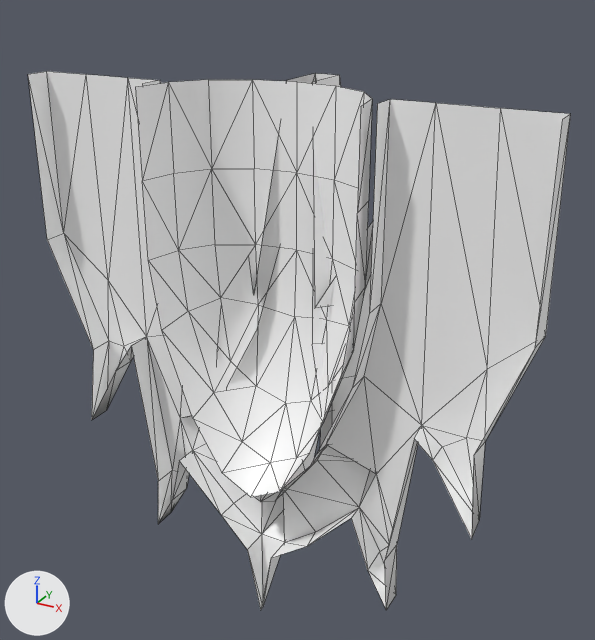
The FBX model Assets/3D Assets/Models/chandelier1.fbx as it was, and as the next commit left it.
Camera for both pictures: a 50 mm camera at (1.68, -2.87, 1.59) aimed at (0.01, 0.16, 0.08). Lighting does not change. The marker at lower left points along +X, +Y and +Z. Mesh edges are drawn as thin lines. Where no turn or scale is listed for an object, it has been applied to the vertices.

The first picture shows 'chandelier1'.
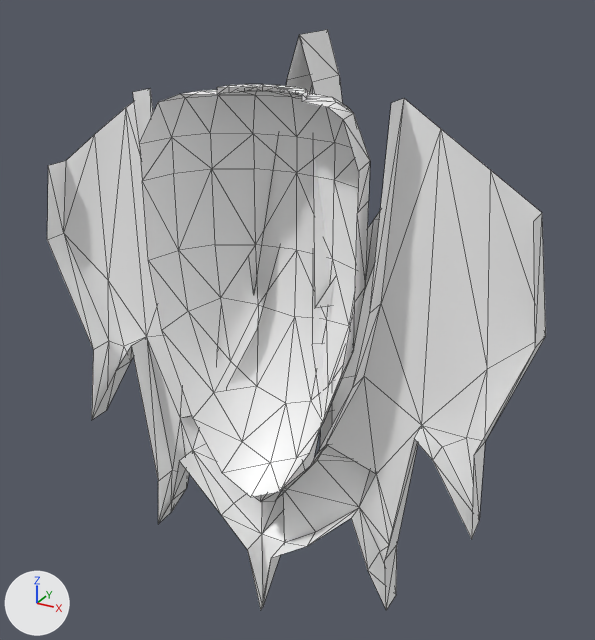
The newer file is also rescaled (x0.9), turned or shifted as a whole; pictures and numbers use the older file's frame.

Changed parts and their boxes (x1, y1, x2, y2) in the pictures (595 x 640 px):
'chandelier1', reshaped (8% narrower, 8% taller): before (28, 71, 570, 610); after (47, 30, 546, 610)
part 1 of me_mesh_001, built on: before (28, 71, 570, 425); after (47, 30, 546, 425)

The change, as a diff of the scene's bpy script:
```diff
--- a/Assets/3D Assets/Models/chandelier1.fbx.py
+++ b/Assets/3D Assets/Models/chandelier1.fbx.py
@@ me_mesh_001 @@
 # used by ob_chandelier1; location = (0.0, 0.0, 0.0)
-me_mesh_001.from_pydata(...)  # 197 vertices, 297 faces; spans x -1.15..1.16, y -0.26..0.46, z -1.35..1.12
+me_mesh_001.from_pydata(...)  # 244 vertices, 382 faces; spans x -1.15..1.16, y -0.26..0.46, z -1.35..1.31
+# me_mesh_001 part 1
+# 9 vertices are removed from x -0.49..0.48, y -0.26..0.17, z 1.12
+# 16 faces are deleted
+# 12 vertices move from x -1.14..1.14, y -0.17..-0.06, z 1.12 to x -1.09..1.09, y -0.17..-0.06, z 0.73..1.13
+# 47 vertices are added at x -0.41..0.4, y -0.22..0.45, z 1.07..1.31
+# 9 new vertices lie (0.0, 0.0, 0.15) away from vertices in x -0.49..0.48, y -0.26..0.17, z 0.75
+# 101 new faces join them
 me_mesh_001.materials.append(mat_assets01mat_001)
```
